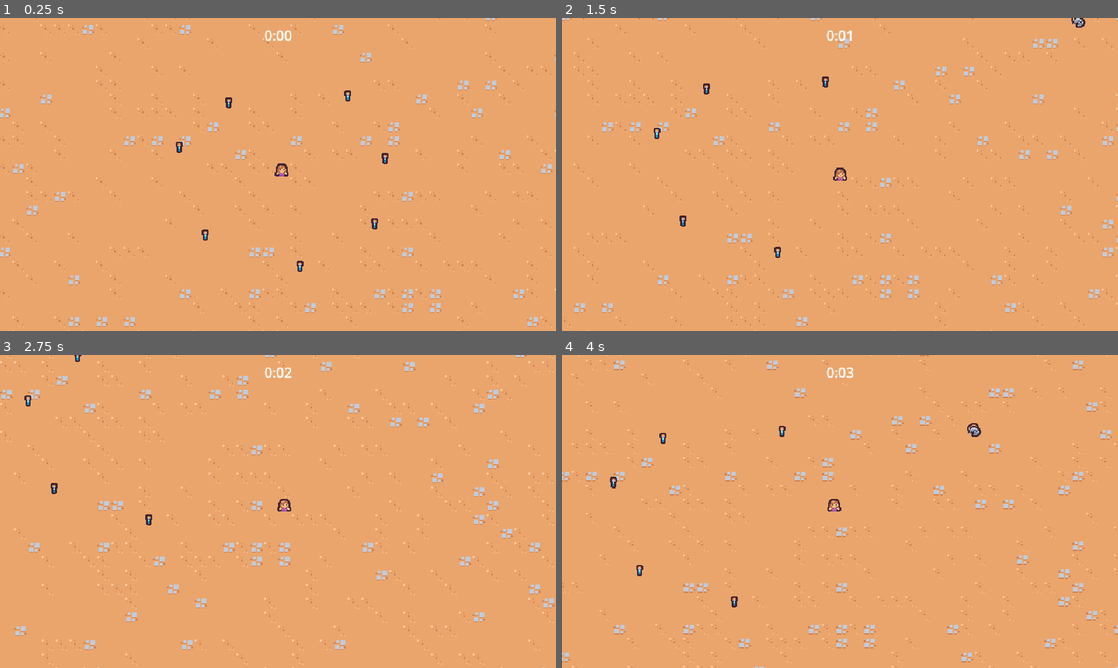
Above: before the commit, frames 1-4 (two rows, left to right).
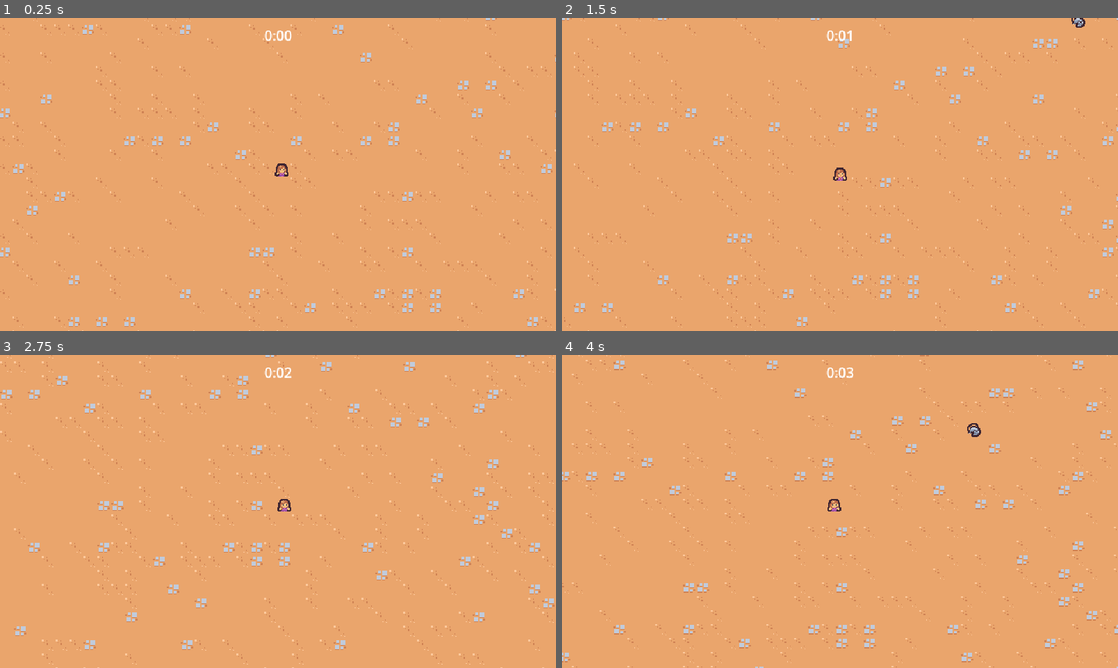
Above: after the commit, the same moments.

Repository: MinSungJe/Godot2DSurvivors
Game: Godot game, scene res://scenes/main/main.tscn
The game is run twice, just before and just after one commit, with the same random seed, the same clock (stepped at 60 frames per second) and the same inputs.
Inputs:
- Up to frame 1 (0.25 s): no input
- Up to frame 2 (1.5 s): hold D (move_right) 0.53-1.28 s; hold S (move_down) from 1.28 s (still down)
- Up to frame 3 (2.75 s): release S (move_down) at 2.03 s; hold D (move_right) from 2.03 s (still down)
- Up to frame 4 (4 s): release D (move_right) at 2.78 s; hold W (move_up) 2.78-3.53 s; hold A (move_left) from 3.53 s (still down)

The runs differ from the first frame. In frame 1, 0.3% of the frame differs, in the area x 31-70%, y 23-82%; in frame 2, 0.2%; in frame 3, 0.1%; in frame 4, 0.2%.

Commit message:
Components 추가(health, vial_drop)

Diff:
--- /dev/null
+++ b/scenes/component/health_component.gd
@@ -0,0 +1,21 @@
+extends Node
+class_name HealthComponent
+
+signal died
+
+@export var max_health:float = 10
+var current_health
+
+func _ready():
+	current_health = max_health
+
+
+func damage(damage_amount:float):
+	current_health = max(current_health - damage_amount, 0)
+	Callable(check_death).call_deferred()
+
+
+func check_death():
+	if current_health == 0:
+		died.emit()
+		owner.queue_free()
--- /dev/null
+++ b/scenes/component/health_component.tscn
@@ -0,0 +1,6 @@
+[gd_scene load_steps=2 format=3 uid="uid://dyevxbef52sei"]
+
+[ext_resource type="Script" path="res://scenes/component/health_component.gd" id="1_4vjel"]
+
+[node name="HealthComponent" type="Node"]
+script = ExtResource("1_4vjel")
--- /dev/null
+++ b/scenes/component/vial_drop_component.gd
@@ -0,0 +1,20 @@
+extends Node
+
+@export_range(0,1) var drop_percent: float = 0.5
+@export var health_component: Node
+@export var vial_scene: PackedScene
+
+
+func _ready():
+	(health_component as HealthComponent).died.connect(on_died)
+
+
+func on_died():
+	if randf() > drop_percent: return
+	if not vial_scene: return
+	if not owner is Node2D: return
+
+	var spawn_position = (owner as Node2D).global_position
+	var vial_instance = vial_scene.instantiate() as Node2D
+	owner.get_parent().add_child(vial_instance)
+	vial_instance.global_position = spawn_position
--- /dev/null
+++ b/scenes/component/vial_drop_component.tscn
@@ -0,0 +1,8 @@
+[gd_scene load_steps=3 format=3 uid="uid://pe02sc5878em"]
+
+[ext_resource type="Script" path="res://scenes/component/vial_drop_component.gd" id="1_ybcw0"]
+[ext_resource type="PackedScene" uid="uid://b0w8lsqu87ils" path="res://scenes/game_object/exp_vial/experience_vial.tscn" id="2_5btnr"]
+
+[node name="VialDropComponent" type="Node"]
+script = ExtResource("1_ybcw0")
+vial_scene = ExtResource("2_5btnr")
--- a/scenes/game_object/basic_enemy/basic_enemy.gd
+++ b/scenes/game_object/basic_enemy/basic_enemy.gd
@@ -1,6 +1,8 @@
 extends CharacterBody2D
 
 const MAX_SPEED = 40
+
+@onready var health_component = $HealthComponent as HealthComponent
 
 func _ready():
 	$Area2D.area_entered.connect(on_area_entered)
@@ -19,4 +21,4 @@
 
 
 func on_area_entered(other_area : Area2D):
-	queue_free()
+	health_component.damage(100)
--- a/scenes/game_object/basic_enemy/basic_enemy.tscn
+++ b/scenes/game_object/basic_enemy/basic_enemy.tscn
@@ -1,7 +1,9 @@
-[gd_scene load_steps=5 format=3 uid="uid://b7erxnfxnjm5j"]
+[gd_scene load_steps=7 format=3 uid="uid://b7erxnfxnjm5j"]
 
 [ext_resource type="Script" path="res://scenes/game_object/basic_enemy/basic_enemy.gd" id="1_7y7e0"]
 [ext_resource type="Texture2D" uid="uid://brvarpc3huk53" path="res://scenes/game_object/basic_enemy/basic_enemy.png" id="1_kywr5"]
+[ext_resource type="PackedScene" uid="uid://dyevxbef52sei" path="res://scenes/component/health_component.tscn" id="2_26k5x"]
+[ext_resource type="PackedScene" uid="uid://pe02sc5878em" path="res://scenes/component/vial_drop_component.tscn" id="3_1qek2"]
 
 [sub_resource type="CircleShape2D" id="CircleShape2D_rc846"]
 radius = 12.0
@@ -14,6 +16,11 @@
 collision_mask = 9
 motion_mode = 1
 script = ExtResource("1_7y7e0")
+
+[node name="HealthComponent" parent="." instance=ExtResource("2_26k5x")]
+
+[node name="VialDropComponent" parent="." node_paths=PackedStringArray("health_component") instance=ExtResource("3_1qek2")]
+health_component = NodePath("../HealthComponent")
 
 [node name="Area2D" type="Area2D" parent="."]
 collision_layer = 0
--- a/scenes/main/main.tscn
+++ b/scenes/main/main.tscn
@@ -7,7 +7,6 @@
 [ext_resource type="PackedScene" uid="uid://cpjteo1gp16lv" path="res://scenes/manager/arena_time_manager.tscn" id="2_5mhux"]
 [ext_resource type="PackedScene" uid="uid://b36iosh7olfrx" path="res://scenes/manager/enemy_manager.tscn" id="4_2i5mx"]
 [ext_resource type="PackedScene" uid="uid://dx33kiw6yl11i" path="res://scenes/manager/experience_manager.tscn" id="4_mymco"]
-[ext_resource type="PackedScene" uid="uid://b0w8lsqu87ils" path="res://scenes/game_object/exp_vial/experience_vial.tscn" id="7_0we28"]
 
 [node name="Main" type="Node"]
 
@@ -29,24 +28,3 @@
 
 [node name="Player" parent="." instance=ExtResource("1_5yo4b")]
 position = Vector2(551, 369)
-
-[node name="ExperienceVial" parent="." instance=ExtResource("7_0we28")]
-position = Vector2(433, 335)
-
-[node name="ExperienceVial2" parent="." instance=ExtResource("7_0we28")]
-position = Vector2(490, 284)
-
-[node name="ExperienceVial3" parent="." instance=ExtResource("7_0we28")]
-position = Vector2(627, 276)
-
-[node name="ExperienceVial4" parent="." instance=ExtResource("7_0we28")]
-position = Vector2(670, 348)
-
-[node name="ExperienceVial5" parent="." instance=ExtResource("7_0we28")]
-position = Vector2(658, 423)
-
-[node name="ExperienceVial6" parent="." instance=ExtResource("7_0we28")]
-position = Vector2(572, 472)
-
-[node name="ExperienceVial7" parent="." instance=ExtResource("7_0we28")]
-position = Vector2(463, 436)
Not shown: 1 places in scenes/main/main.tscn that only renumber resources
